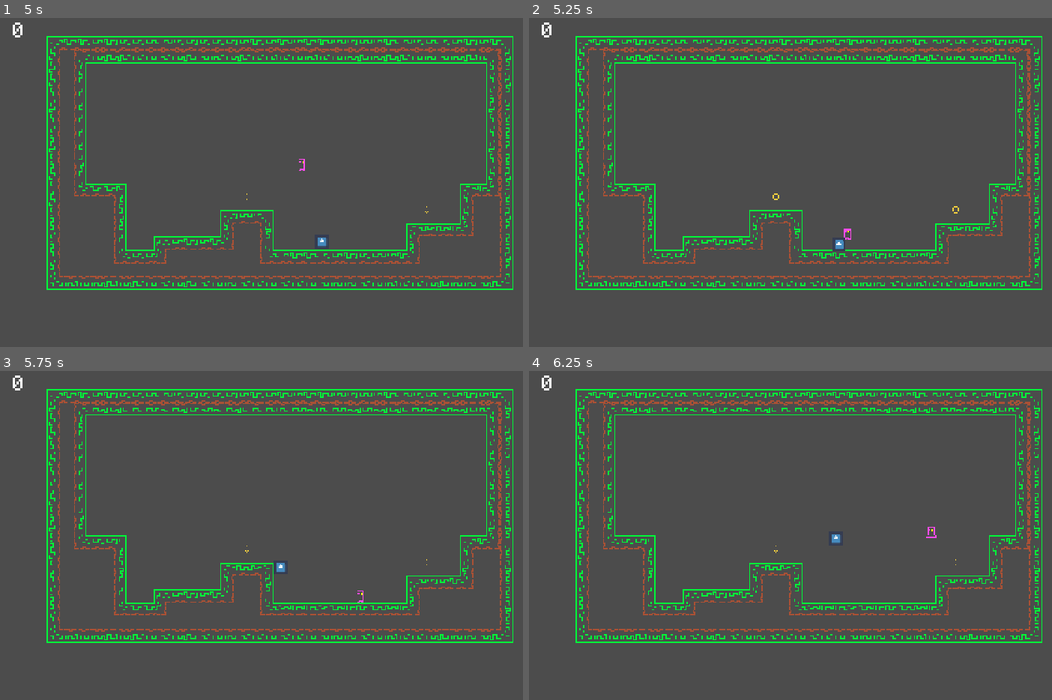
Above: before the commit, frames 1-4 (two rows, left to right).
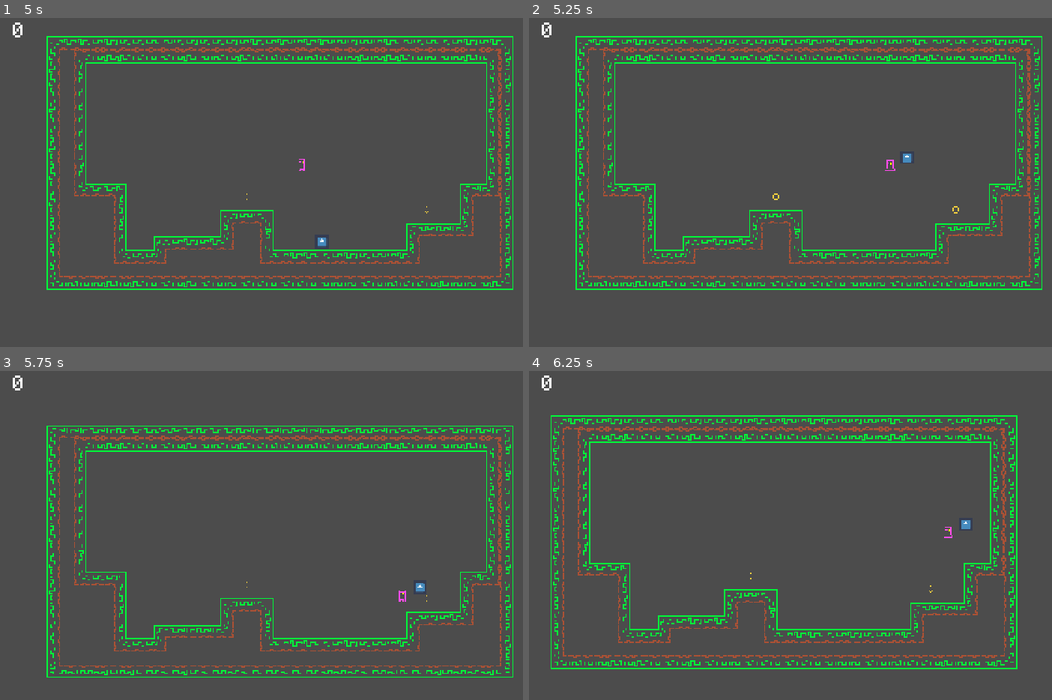
Above: after the commit, the same moments.

Repository: kmatt10/ret_plat_tut
Game: Godot game, scene res://levels/Level01.tscn
Two runs of this game, one before a commit and one after it. Both use one fixed random seed, a clock stepped at 60 frames per second and the inputs below. The engine's default icon, where the game draws it, is replaced by a stand-in: a white triangle on a blue panel in a dark square. Sound files missing from this copy of the repository are replaced by a short silence.
Inputs:
- Up to frame 1 (5 s): hold D (move_right) 0.53-2.03 s; tap Up (jump) at 0.77, 1.52, 3.02, 3.77, 4.52 s; hold A (move_left) 2.03-4.28 s; hold D (move_right) from 4.28 s (still down)
- Up to frame 2 (5.25 s): keep holding D (move_right)
- Up to frame 3 (5.75 s): keep holding D (move_right)
- Up to frame 4 (6.25 s): keep holding D (move_right); tap Up (jump) at 6.02 s

Frame 1 is identical in both runs. In frame 2, 0.2% of the frame differs, in the area x 58-74%, y 41-71%; in frame 3, 10%; in frame 4, 13%, in the area x 4-99%, y 5-91%.

Commit message:
Added ability to catch ball
Added the ability to catch the ball as the player. Next steps is letting the player release the ball!

Diff:
--- a/pickups/Coin.gd
+++ b/pickups/Coin.gd
@@ -5,9 +5,10 @@
 
 func _on_Coin_body_entered(body: Node) -> void:
 	if body.name == "Ball":
-		$AnimatedSprite.play("pickup")
-		$AudioStreamPlayer2D.play()
-		Events.emit_signal("score_changed", score_value)
+		if body.is_free():
+			$AnimatedSprite.play("pickup")
+			$AudioStreamPlayer2D.play()
+			Events.emit_signal("score_changed", score_value)
 
 
 func _on_AudioStreamPlayer2D_finished():
--- a/player/Ball.gd
+++ b/player/Ball.gd
@@ -5,9 +5,15 @@
 # var a = 2
 # var b = "text"
 export var ball_speed = 20
+enum BallState  { FREE, CAUGHT }
+
+export (BallState) var ball_state = BallState.FREE
 
 onready var velocity := (Vector2.UP + Vector2.RIGHT).normalized()
+onready var player_obj := get_node("../Player")
 
+func is_free():
+	return ball_state == BallState.FREE
 
 # Called when the node enters the scene tree for the first time.
 func _ready():
@@ -16,8 +22,16 @@
 
 # Called every frame. 'delta' is the elapsed time since the previous frame.
 func _physics_process(delta):
-	var collision = move_and_collide(velocity * delta * ball_speed)
-	if collision:
-		velocity = velocity.bounce(collision.normal)
-		#if collision.collider.has_method("hit"):
-		#	collision.collider.hit()
+	if is_free():
+		var collision = move_and_collide(velocity * delta * ball_speed)
+		if collision:
+			if collision.collider.name == "Player":
+				ball_state = BallState.CAUGHT
+			velocity = velocity.bounce(collision.normal)
+			#if collision.collider.has_method("hit"):
+			#	collision.collider.hit()
+
+func _process(delta):
+	if !is_free():
+		position.x = player_obj.position.x + 20
+		position.y = player_obj.position.y - 10
--- a/player/Player.gd
+++ b/player/Player.gd
@@ -5,6 +5,7 @@
 export var jump_speed := 550
 
 var velocity := Vector2.ZERO
+onready var ball_obj := get_node("../Ball")
 
 func _physics_process(delta: float) -> void:
 	# reset horizontal velocity
